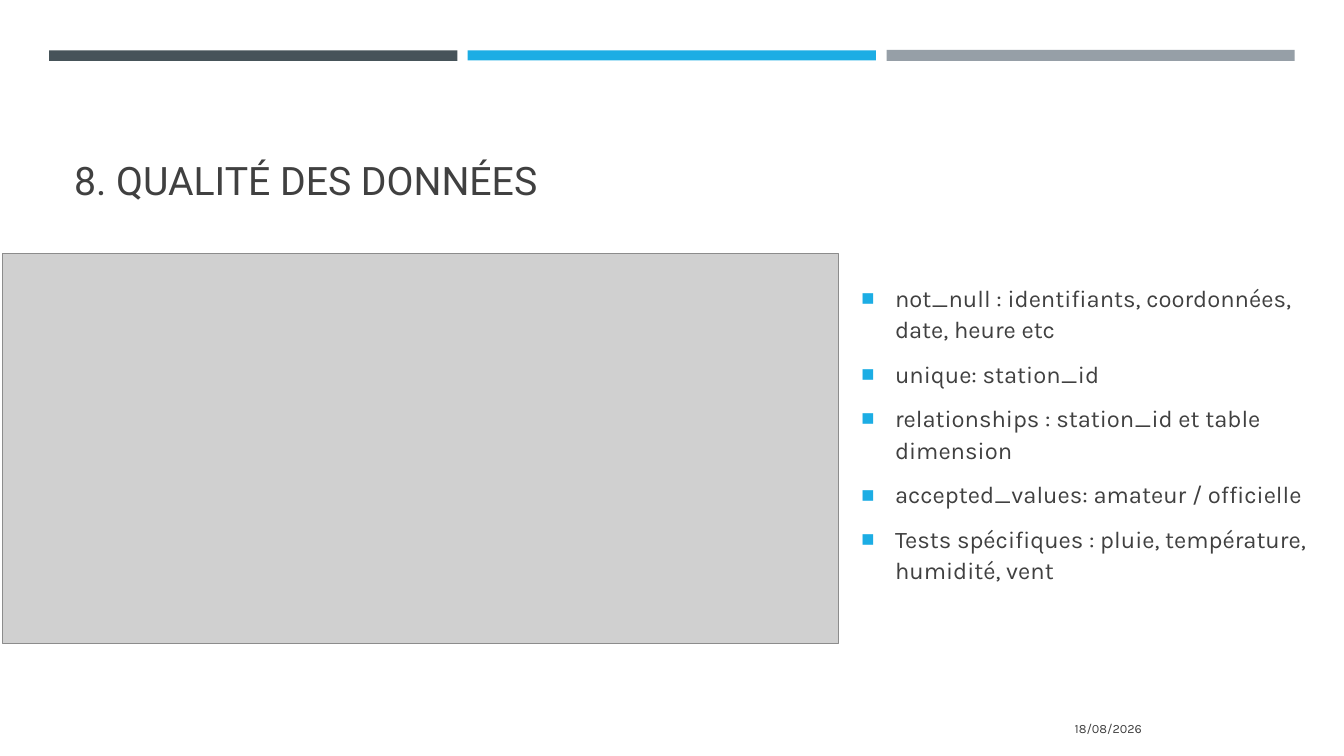
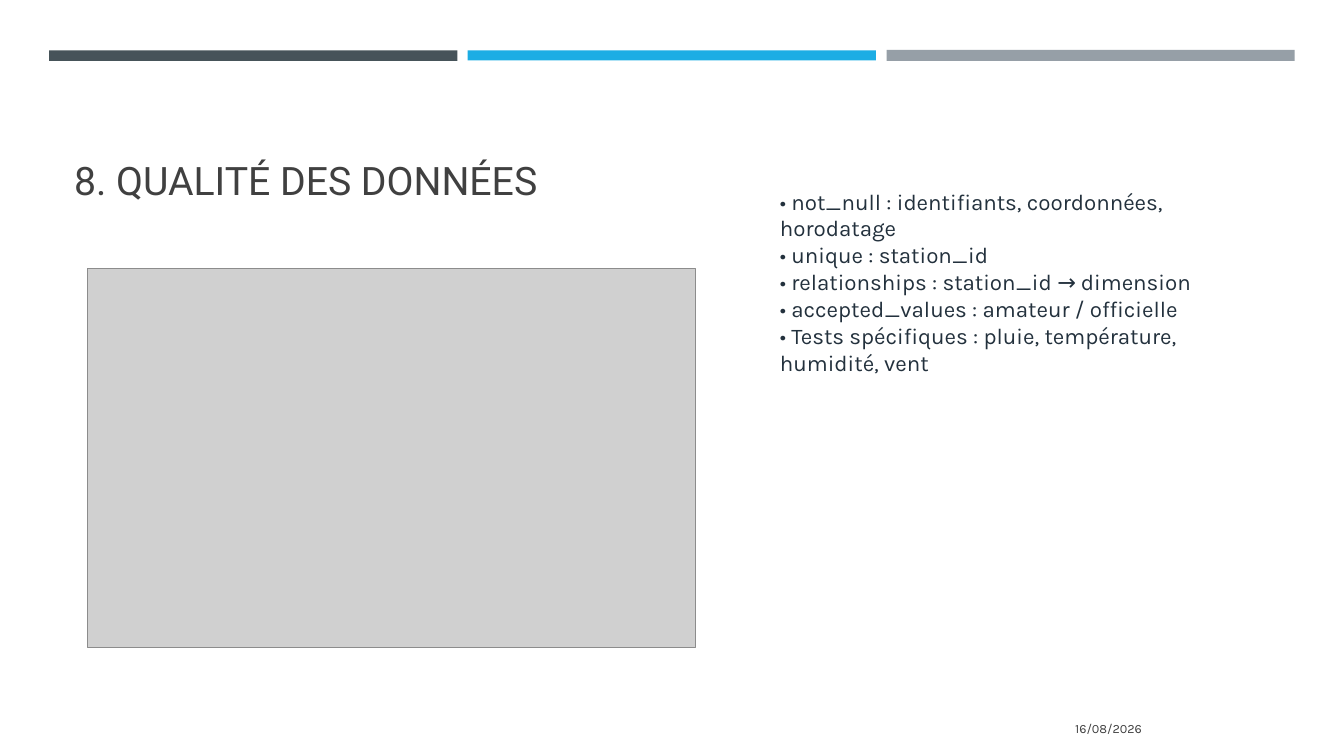
Before and after one commit to Sebules/Project_8_OpenClassrooms_Data_Engineer, a slide deck: slide 10 of ulesie_sebastien_2_presentation_082026.pptx (slide 19 before the commit). Drawn at 1344x756 pixels with LibreOffice and Linux fonts; fonts in the diff are those of the drawing; grey boxes stand for pictures. Boxes give left, top, right and bottom in pixels: in the first picture for what was removed or moved away, otherwise in the second. Text is boxed around its words. In the diff, an @@ line names an element or a change of style, - is before the commit and + after.

```diff
--- a/ulesie_sebastien_2_presentation_082026.pptx
+++ b/ulesie_sebastien_2_presentation_082026.pptx
@@ text "• not_null : identifiants, coordonnées, ..." at bbox=[780, 193, 1191, 374]: vertical alignment middle to top @@
@@ text at bbox=[780, 193, 1191, 374]: text changed; size 17 to 16 pt; text colour #404040 to #23313D @@
-■ not_null : identifiants, coordonnées, date, heure etc
-■ unique: station_id
-■ relationships : station_id et table dimension
-■ accepted_values: amateur / officielle
-■ Tests spécifiques : pluie, température, humidité, vent
+• not_null : identifiants, coordonnées, horodatage
+• unique : station_id
+• relationships : station_id → dimension
+• accepted_values : amateur / officielle
+• Tests spécifiques : pluie, température, humidité, vent
@@ picture: place and size @@
-picture at bbox=[3, 254, 839, 643]
+picture at bbox=[88, 269, 696, 648]
@@ text at bbox=[1075, 724, 1142, 734]: text changed @@
-18/08/2026
+16/08/2026
```
Also in this commit, not shown: 10 other slides changed, 3 slides added, 9 slides removed.
